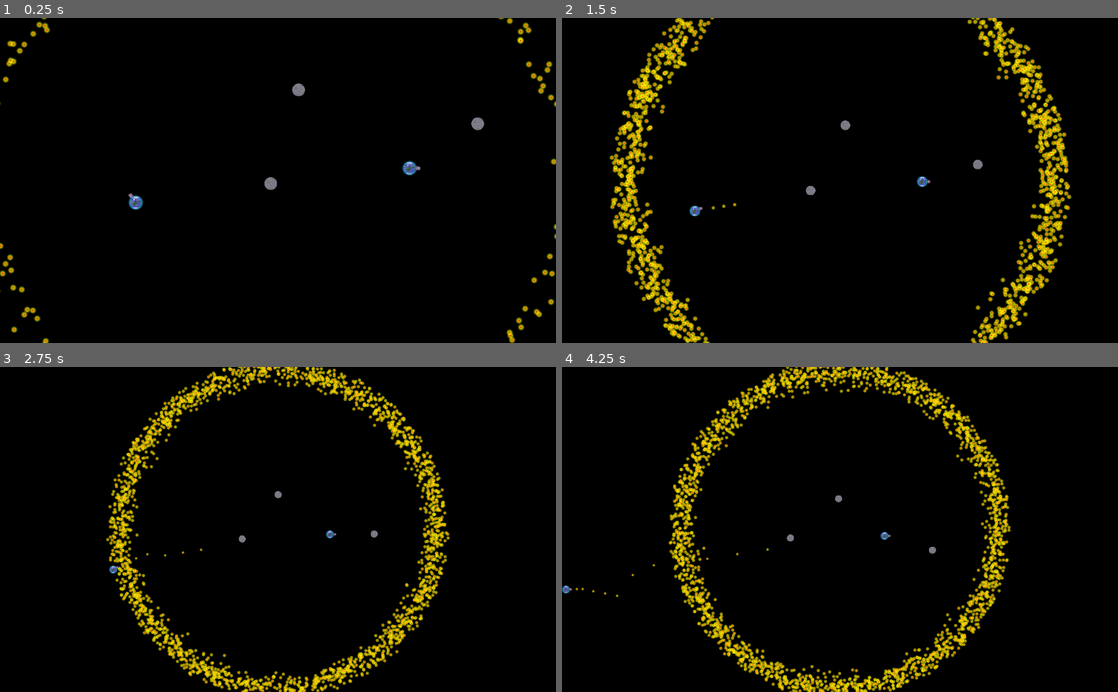
Above: before the commit, frames 1-4 (two rows, left to right).
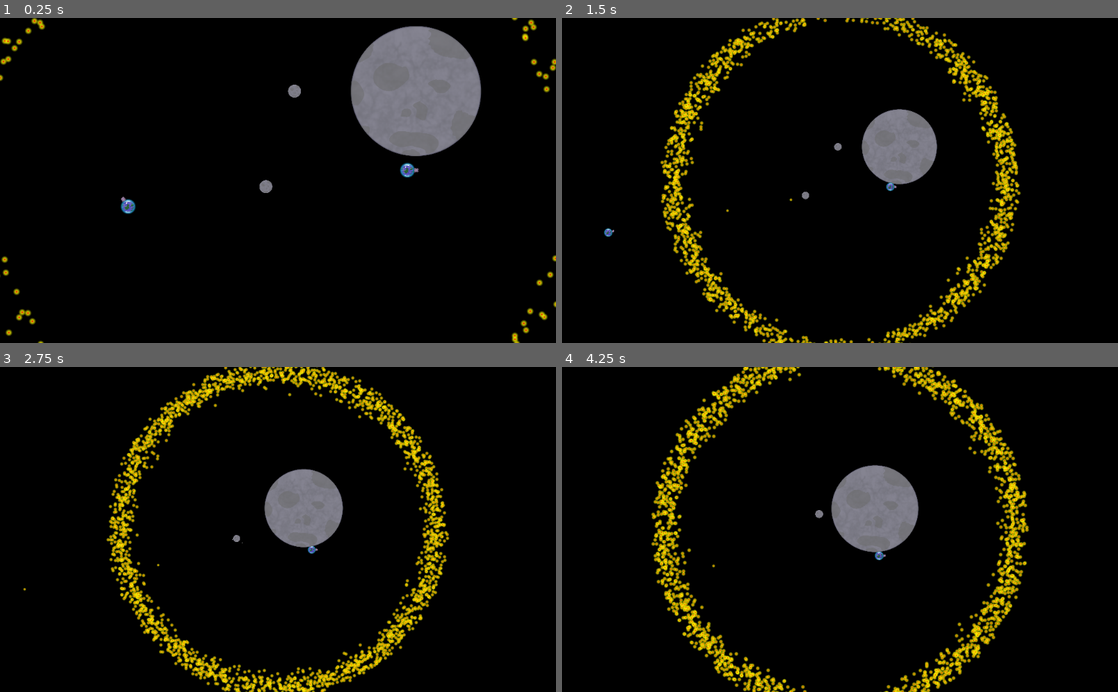
Above: after the commit, the same moments.

Repository: Pfeil/Moonshot
Game: Godot game, scene res://main.tscn
Two runs of this game, one before a commit and one after it. Both use one fixed random seed, a clock stepped at 60 frames per second and the inputs below. This scene is started directly instead of the project's main scene.
Inputs (mouse positions are in pixels of both pictures, inside the frame that each line leads up to):
- Up to frame 1 (0.25 s): no input
- Up to frame 2 (1.5 s): move the mouse to (962, 164) at 0.52 s; tap Space (ui_select) at 0.6, 0.77, 1.07 s; move the mouse to (728, 196) at 1.27 s; tap Mouse wheel up (Zoom_IN) at 1.35 s
- Up to frame 3 (2.75 s): tap Space (ui_select) at 1.52, 1.55, 1.82, 2.3 s; move the mouse to (333, 458) at 2.02 s; hold Mouse wheel down (Zoom_OUT) from 2.03 s (still down)
- Up to frame 4 (4.25 s): move the mouse to (812, 594) at 2.77 s; release Mouse wheel down (Zoom_OUT) at 2.78 s; tap Space (ui_select) at 2.85, 3.02, 3.32, 3.77, 3.8, 4.07 s; move the mouse to (1006, 578) at 3.52 s; hold Mouse wheel up (Zoom_IN) from 3.53 s (still down)

The runs differ from the first frame. In frame 1, 9.4% of the frame differs, in the area x 0-100%, y 0-100%; in frame 2, 19%, in the area x 7-92%, y 0-100%; in frame 3, 11%; in frame 4, 18%.
Error before the commit: Invalid get index 'scale' (on base: 'null instance'). (res://planet/Planet.gd:49)
Error after the commit: Attempt to call function 'get_position' in base 'previously freed instance' on a null instance. (res://tools/MassCenterCamera2D.gd:34)

Commit message:
Add fusion and explosion behaviour to plantes and limit their number in the play_area to MAX_NUMBER_OF_PLANETS.

Diff:
--- a/main.tscn
+++ b/main.tscn
@@ -10,18 +10,19 @@
 script = ExtResource( 2 )
 
 [node name="Planet" parent="." instance=ExtResource( 1 )]
-mass = 400.0
+mass = 10.0
 start_implulse = Vector2( -50, 0 )
 
 [node name="Planet2" parent="." instance=ExtResource( 1 )]
 position = Vector2( 168.041, -654.547 )
-mass = 200.0
+mass = 10.0
 start_implulse = Vector2( 50, 0 )
 
 [node name="Planet3" parent="." instance=ExtResource( 1 )]
-position = Vector2( 1402.88, -444.767 )
-mass = 200.0
-start_implulse = Vector2( 30, 100 )
+position = Vector2( 988.756, -654.547 )
+mass = 1000.0
+my_scale = 10.0
+start_implulse = Vector2( 50, 0 )
 
 [node name="MassCenterCamera2D" parent="." instance=ExtResource( 4 )]
 maximum_distance = 2000.0
@@ -29,10 +30,14 @@
 
 [node name="PlanetPlayer" parent="." instance=ExtResource( 3 )]
 position = Vector2( 941.804, -110.998 )
-is_controlled_by_mouse = true
+density = 1.0
+my_scale = 1.0
 
 [node name="PlanetPlayer2" parent="." instance=ExtResource( 3 )]
-position = Vector2( -938.44, 126.134 )
+position = Vector2( -938.44, 129.131 )
+density = 1.0
+my_scale = 1.0
 PLAYER_NUMBER = 1
 
 [node name="AudioPlayer" parent="." instance=ExtResource( 5 )]
+isMuted = true
--- a/planet/Planet.gd
+++ b/planet/Planet.gd
@@ -2,11 +2,13 @@
 extends RigidBody2D
 
 const G = 1000		#TODO adjust this constant
+const MAX_SCALE = 20		#Scale at which planet explodes
+
 var editor_variables_setup:bool = false
 var is_in_physics_ready = true
 
-export var density:float = 1	setget set_density
-export var my_scale:float = 1	setget set_my_scale
+export var density: float = 10	setget set_density
+export var my_scale: float = 1	setget set_my_scale
 
 export var start_implulse: Vector2 = Vector2.ZERO
 export var path_to_central_planet: NodePath
@@ -18,8 +20,13 @@
 onready var impulse_arrow = $ImpulseArrow
 onready var sprite: Sprite = $Sprite
 onready var shape: CollisionShape2D = $Shape
+onready var planet = load("res://planet/Planet.tscn")
+var is_fusing = false
 var original_sprite_scale
 var original_shape_scale
+
+signal planet_deleted(planet)
+signal planet_created(planet)
 
 func _ready():
 	setup_editor_variables()
@@ -41,6 +48,29 @@
 	if shape:
 		shape.scale 	= new_my_scale * original_shape_scale
 	mass = my_scale * my_scale * density
+	if my_scale > MAX_SCALE:
+		explode()
+
+#TODO
+func explode():
+	print("explode!")
+	#var new_scale = my_scale/4
+	#var distance_to_center = new_scale
+	#create_new_planet(self.position + Vector2.UP * new_scale, new_scale)
+	#create_new_planet(self.position + Vector2.DOWN * new_scale, new_scale)
+	#create_new_planet(self.position + Vector2.LEFT * new_scale, new_scale)
+	#create_new_planet(self.position + Vector2.RIGHT * new_scale, new_scale)
+	emit_signal("planet_deleted", self)
+	self.call_deferred("queue_free")
+
+
+func create_new_planet(planet_position, planet_scale, planet_velocity: Vector2 = Vector2.ZERO, planet_start_impulse: Vector2 = Vector2.ZERO):
+	var planet_instance = planet.instance()
+	planet_instance.position = planet_position
+	planet_instance.my_scale = planet_scale
+	planet_instance.linear_velocity = planet_velocity
+	get_tree().get_root().call_deferred("add_child", planet_instance)
+	emit_signal("planet_created", planet_instance)
 
 
 func setup_editor_variables():
@@ -68,12 +98,14 @@
 			is_in_physics_ready = false
 
 		for body in rigidBodiesInRange:
-			var distance_vector: Vector2 = body.get_position() - self.get_position()
-			var distance_squared: float = distance_vector.length_squared()
-			var dir_vector: Vector2 = distance_vector.normalized()
-			var impulse = G * (body.get_mass() * mass) / distance_squared
-			var impulse_vector = impulse * dir_vector
-			body.apply_central_impulse(-impulse_vector)
+			if body != null:	#check if body still exists
+				var distance_vector: Vector2 = body.get_position() - self.get_position()
+				var distance_squared: float = distance_vector.length_squared()
+				var dir_vector: Vector2 = distance_vector.normalized()
+				if distance_squared > 0.1:
+					var impulse = G * (body.get_mass() * mass) / distance_squared
+					var impulse_vector = impulse * dir_vector
+					body.apply_central_impulse(-impulse_vector)
 
 	# Code to execute both in editor and in game:
 
@@ -96,3 +128,22 @@
 func _on_GravityArea_body_exited(body):
 	if body in rigidBodiesInRange:
 		rigidBodiesInRange.erase(body)
+
+
+func _on_Planet_body_entered(body):
+	if body.is_in_group("planet"):
+		# fuse with other planet
+		if not (self.is_fusing or body.is_fusing):
+			self.is_fusing = true
+			body.is_fusing = true
+			emit_signal("planet_deleted", self)
+			body.emit_signal("planet_deleted", self)
+
+			var planet_instance = planet.instance()
+			planet_instance.position = (body.get_global_position() + self.get_global_position())/2
+			planet_instance.my_scale = body.my_scale + self.my_scale
+			planet_instance.linear_velocity = (body.linear_velocity + self.linear_velocity)/2
+
+			get_tree().get_root().call_deferred("add_child", planet_instance)
+			emit_signal("planet_created", planet_instance)
+		self.call_deferred("queue_free")
--- a/planet/Planet.tscn
+++ b/planet/Planet.tscn
@@ -41,7 +41,7 @@
 [node name="Shape" type="CollisionShape2D" parent="."]
 shape = SubResource( 3 )
 
-[node name="planet_moonlike" type="Sprite" parent="."]
+[node name="Sprite" type="Sprite" parent="."]
 scale = Vector2( 0.110058, 0.110058 )
 texture = ExtResource( 4 )
 
@@ -51,6 +51,7 @@
 default_color = Color( 1, 0, 0, 1 )
 
 [node name="screamer" parent="." instance=ExtResource( 1 )]
+[connection signal="body_entered" from="." to="." method="_on_Planet_body_entered"]
 [connection signal="body_entered" from="." to="screamer" method="scream"]
 [connection signal="body_entered" from="GravityArea" to="." method="_on_GravityArea_body_entered"]
 [connection signal="body_exited" from="GravityArea" to="." method="_on_GravityArea_body_exited"]
--- a/planet_player/bullet.gd
+++ b/planet_player/bullet.gd
@@ -2,7 +2,8 @@
 
 const PARTICLES = preload("res://effects/TimedParticles.tscn")
 
-export var EXPLOSION_IMPULSE: float = 500
+export var EXPLOSION_IMPULSE_MODIFIER: float = 1000
+export var BULLET_IMPULSE_MODIFIER: float = 750
 export var my_scale: float = 1
 
 onready var TIMER = self.get_node("Lifetimer")
@@ -30,7 +31,7 @@
 
 func _on_Bullet_body_entered(body: Node):
 	if (body != null) and (body.get_class() == "RigidBody2D"):
-		body.apply_central_impulse((body.position - self.position).normalized() * EXPLOSION_IMPULSE)
+		body.apply_central_impulse((body.position - self.position).normalized() * EXPLOSION_IMPULSE_MODIFIER * my_scale * my_scale)
 	self.explode(body)
 
 func _on_Lifetimer_timeout():
--- a/planet_player/planet_player.gd
+++ b/planet_player/planet_player.gd
@@ -1,10 +1,8 @@
 extends "../planet/Planet.gd"
 
 export var PLAYER_NUMBER: int = 0
-export var bullet_impulse: float = 100
 export var damage_modifier: float = 0.1
 export var hasRecoil: bool = true
-
 export var is_controlled_by_mouse: bool = false
 export var JOYPAD_NUMBER = 0
 export var JOYPAD_DEADZONE = 0.25
@@ -17,6 +15,7 @@
 onready var cannon = $RotationPoint/Cannon
 onready var bullet_spawn_position = $RotationPoint/Cannon/BulletSpawnPosition
 onready var bullet = preload("res://planet_player/bullet.tscn")
+onready var original_scale = my_scale
 
 func setup_editor_variables():
 	cannon = $RotationPoint/Cannon
@@ -29,7 +28,7 @@
 		cannon.scale 	= new_my_scale * original_cannon_scale
 
 func reset_scale():
-	set_my_scale(1)
+	set_my_scale(original_scale)
 
 func _process(_delta):
 	if PLAYER_NUMBER == 1:	#Second player can use mouse to play
@@ -61,8 +60,8 @@
 	bullet_instance.position = bullet_spawn_position_global
 	bullet_instance.rotation = rotation_point.rotation
 	bullet_instance.linear_velocity = self.linear_velocity	#TODO
-	bullet_instance.apply_central_impulse(Vector2(bullet_impulse, 0).rotated(rotation_point.rotation))
-	self.apply_central_impulse(-Vector2(bullet_impulse, 0).rotated(rotation_point.rotation))
+	bullet_instance.apply_central_impulse(Vector2(bullet_instance.BULLET_IMPULSE_MODIFIER * bullet_instance.my_scale * bullet_instance.my_scale, 0).rotated(rotation_point.rotation))
+	self.apply_central_impulse(-Vector2(bullet_instance.BULLET_IMPULSE_MODIFIER * bullet_instance.my_scale * bullet_instance.my_scale, 0).rotated(rotation_point.rotation))
 
 
 func get_joystick_input():
--- a/tools/MassCenterCamera2D.gd
+++ b/tools/MassCenterCamera2D.gd
@@ -15,15 +15,24 @@
 
 
 func _ready():
+	for planet in planets:
+		planet.connect("planet_deleted", self, "_on_planet_deleted")
+		planet.connect("planet_created", self, "_on_planet_created")	#emited by planet if it fuses with other planet and new fused planet is created
 	$play_area.set_play_area_size(self.maximum_distance)
 
+func _on_planet_deleted(planet):
+	remove_planet(planet)
+
+func _on_planet_created(planet):
+	add_planet(planet)
 
 func _process(_delta):
 	var mass_center: Vector2 = Vector2.ZERO
 	var mass_sum: float = 0
 	for planet in planets:
-		mass_center += planet.get_position() * planet.get_mass()
-		mass_sum += planet.get_mass()
+		if planet != null:	#TODO dirty fix
+			mass_center += planet.get_position() * planet.get_mass()
+			mass_sum += planet.get_mass()
 	mass_center /= mass_sum
 	self.position = self.position.linear_interpolate(mass_center, self.camera_move_interpolation_factor)
 
@@ -69,10 +78,11 @@
 
 func remove_planet(body: Node):
 	var index = self.planets.find(body)
-	self.planets.remove(index)
+	if index != -1:
+		self.planets.remove(index)
 
 func add_planet(body: Node):
-	if self.planets.find(body) == -1 and body.is_in_group("planets"):
+	if self.planets.find(body) == -1 and body.is_in_group("planet"):
 		self.planets.push_back(body)
 
 func add_player(body: Node):
--- a/tools/play_area.gd
+++ b/tools/play_area.gd
@@ -4,6 +4,7 @@
 
 const PARTICLES = preload("res://effects/border_emitter.tscn")
 const PLANETS = preload("res://planet/Planet.tscn")
+const MAX_NUMBER_OF_PLANETS = 10
 
 onready var camera = self.get_parent()
 onready var shape = self.get_node("CollisionShape2D")
@@ -28,13 +29,14 @@
 	if body.is_in_group("planet"):
 		camera.remove_planet(body)
 		body.queue_free()
-		# spawn a new one
-		var p: RigidBody2D = PLANETS.instance()  # TODO spawn a random planet (other mass, other kind to make game less boring)
-		p.mass = 100 # TODO hack. we should have a constructor to generate a random planet with random properties like mass.
-		var spawn_at = camera.global_position + Vector2.RIGHT.rotated(rand_range(0, 2*PI)) * get_area_radius()
-		p.global_position = spawn_at
-		self.get_tree().root.add_child(p)
-		p.apply_central_impulse(-spawn_at.rotated(rand_range(-PI/3, PI/3)) * rand_range(0.1, 0.8) / p.mass)
+		if camera.planets.size() < MAX_NUMBER_OF_PLANETS:
+			# spawn a new one
+			var p: RigidBody2D = PLANETS.instance()  # TODO spawn a random planet (other mass, other kind to make game less boring)
+			p.mass = 100 # TODO hack. we should have a constructor to generate a random planet with random properties like mass.
+			var spawn_at = camera.global_position + Vector2.RIGHT.rotated(rand_range(0, 2*PI)) * get_area_radius()
+			p.global_position = spawn_at
+			self.get_tree().root.call_deferred("add_child", p)	#instead of self.get_tree().root.add_child(p)
+			p.apply_central_impulse(-spawn_at.rotated(rand_range(-PI/3, PI/3)) * rand_range(0.1, 0.8) / p.mass)
 
 	if body.is_in_group("players"):
 		body.linear_velocity = Vector2.ZERO		#TODO velocity should be relative to the mass center
Not shown: 1 places in planet_player/planet_player.tscn that only renumber resources
